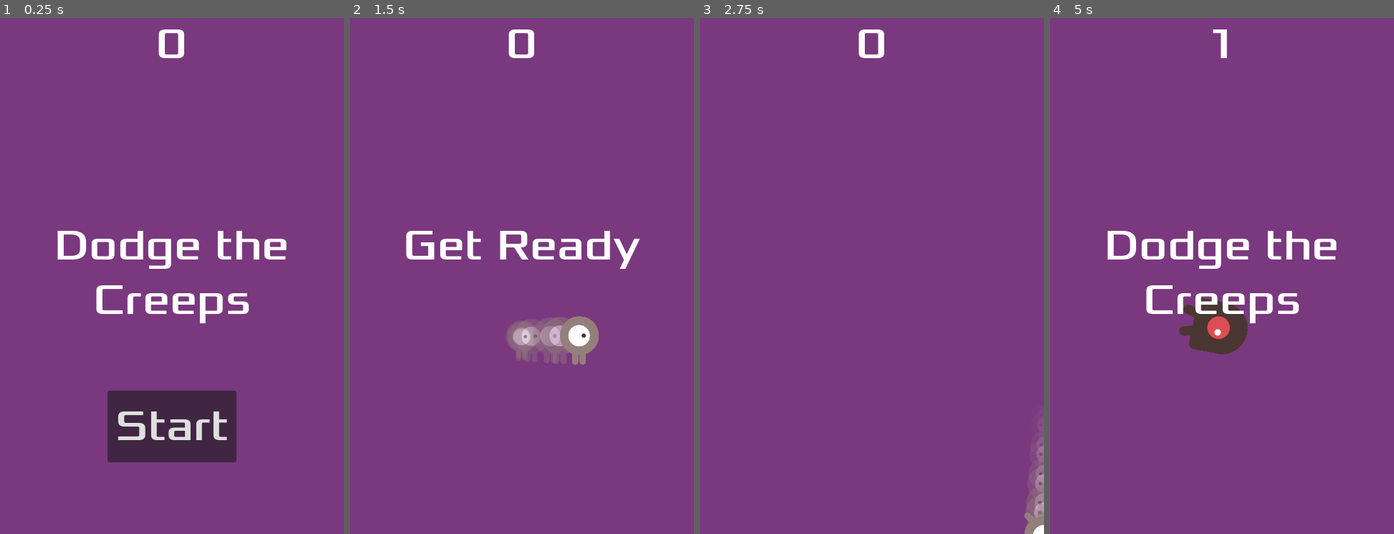
Above: before the commit, frames 1-4 (left to right).
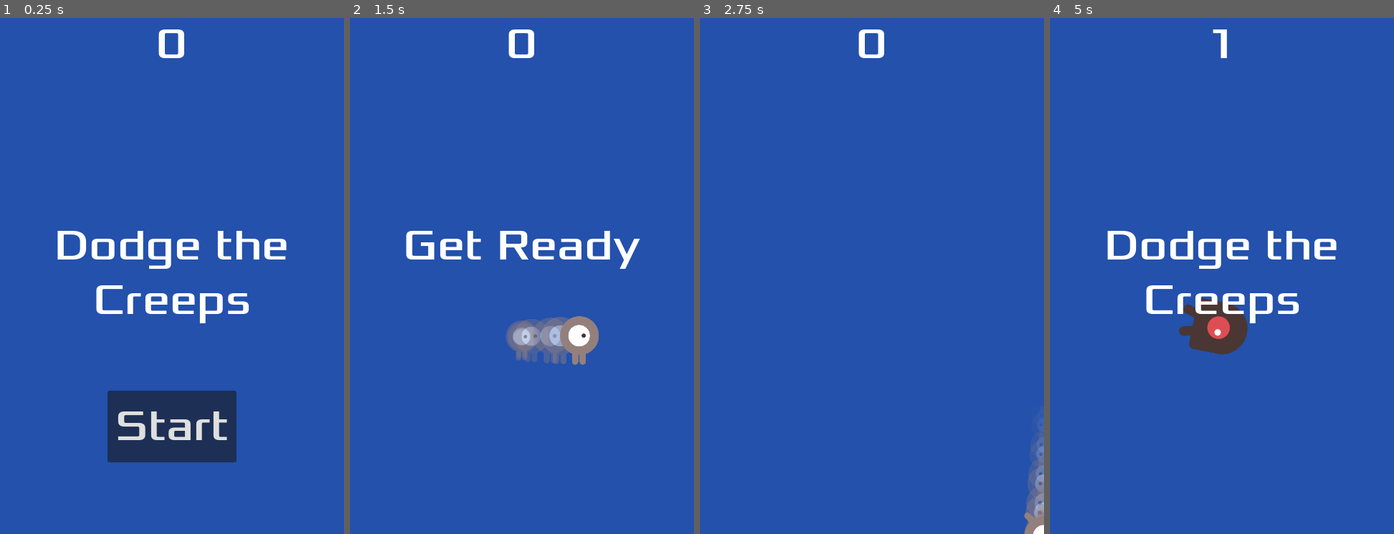
Above: after the commit, the same moments.

Repository: ccrawford4/practice-godot-game
Game: Godot game, scene res://main.tscn
The game is run twice, just before and just after one commit, with the same random seed, the same clock (stepped at 60 frames per second) and the same inputs.
Inputs:
- Up to frame 1 (0.25 s): no input
- Up to frame 2 (1.5 s): click "Start" at 0.5 s; tap Enter at 1.25 s; hold D (move_right) from 1.28 s (still down)
- Up to frame 3 (2.75 s): release D (move_right) at 2.03 s; hold S (move_down) from 2.03 s (still down)
- Up to frame 4 (5 s): release S (move_down) at 2.78 s; hold D (move_right) 2.78-3.53 s; hold W (move_up) 3.53-4.28 s; hold A (move_left) from 4.28 s (still down)

The runs differ from the first frame. In frame 1, 97% of the frame differs, in the area x 0-100%, y 0-100%; in frame 2, 97%; in frame 3, 100%; in frame 4, 96%.

Commit message:
changed color to blue

Diff:
--- a/project/main.tscn
+++ b/project/main.tscn
@@ -23,7 +23,7 @@
 anchor_bottom = 1.0
 grow_horizontal = 2
 grow_vertical = 2
-color = Color(0.480046, 0.220635, 0.499804, 1)
+color = Color(0.137397, 0.315903, 0.676039, 1)
 
 [node name="Player" parent="." instance=ExtResource("3_veqnc")]
 speed = 401
Not shown, changed: project/exports/web/index.html
Not shown, changed: project/exports/web/index.js
Not shown, changed: project/exports/web/index.pck
Not shown, changed: project/exports/web/index.wasm
Not shown, added: run.sh
